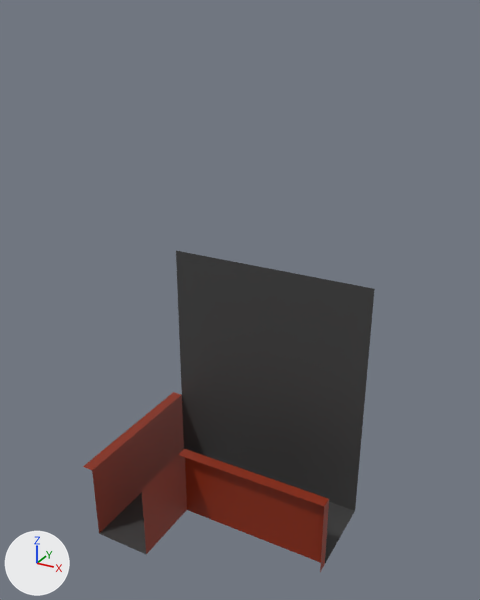
An edit to the FBX model cubeman-source-code/Assets/Models/Scenario/Level Prologue Cubecity/Buildings/Micelanious/Alleyways/model-scenario-static-level0-micelanious-alleyway-0.fbx, drawn before and after from the same camera.
Camera for both pictures: a camera (50 mm lens) standing at (9.2, -23.3, 24.9) and looking at (-4.2, 1.2, 12.6). Arrows for +X, +Y and +Z are at lower left; the lights stay in place.
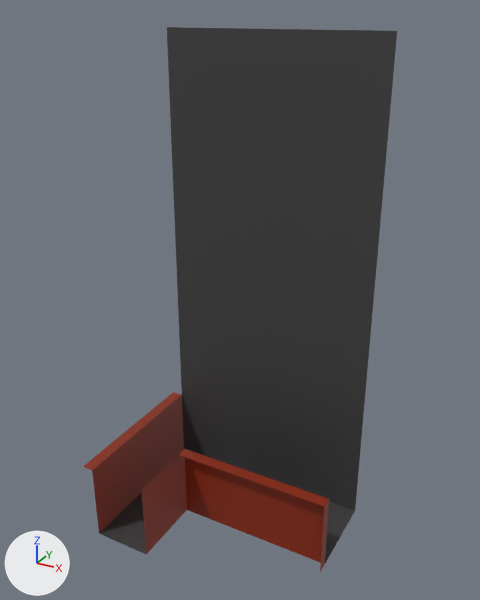
What changed in the scene script:
```text
Change me_cube_001:
    where me_cube_001.from_pydata(...)  # 19 vertices, 9 faces; spans x -10.6..1.0, y -3.38..4.61, z 0.0..12.99
    used by ob_mesh; location = (0.0, 0.0, 0.0)
    me_cube_001 part 1
    me_cube_001.vertices[15].co: (-10.0, 4.61, 12.99) -> (-10.0, 4.61, 24.03)  # pixel (175, 250) -> pixel (166, 27)
    me_cube_001.vertices[16].co: (1.0, 4.61, 12.99) -> (1.0, 4.61, 24.03)  # pixel (374, 288) -> pixel (397, 30)
```

Where the change shows, as pixel boxes [x1, y1, x2, y2] in the pictures (480 x 600 px; the box of a moved part takes in the faces that stretch with it):
'mesh', reshaped (8% wider, 70% taller)
    before: [83, 251, 375, 572]
    after: [83, 27, 397, 572]
part 1 of me_cube_001, moved or reshaped
    before: [176, 251, 375, 292]
    after: [167, 27, 397, 292]
